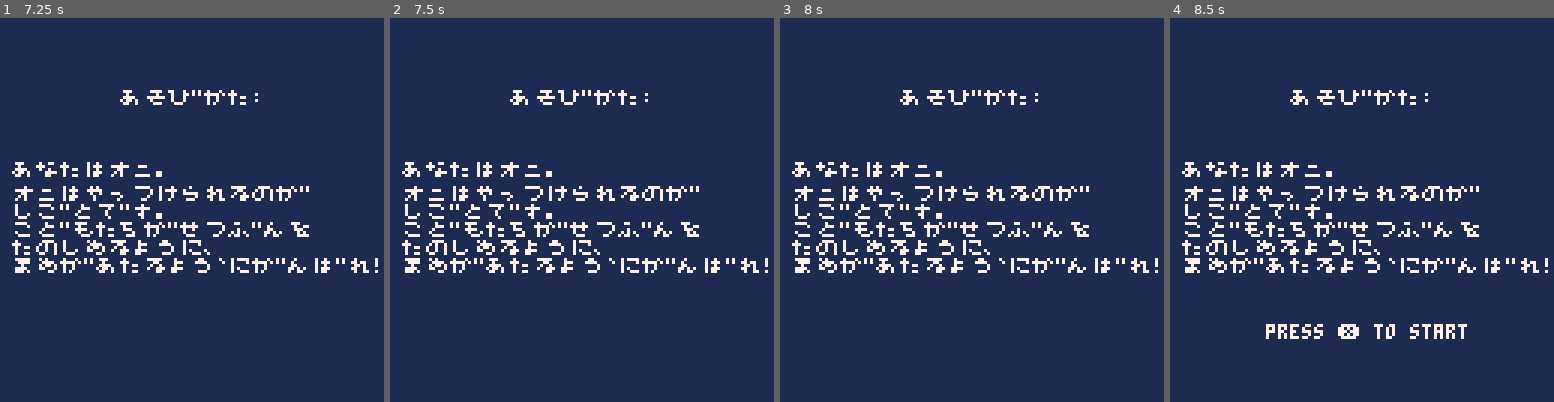
Above: before the commit, frames 1-4 (left to right).
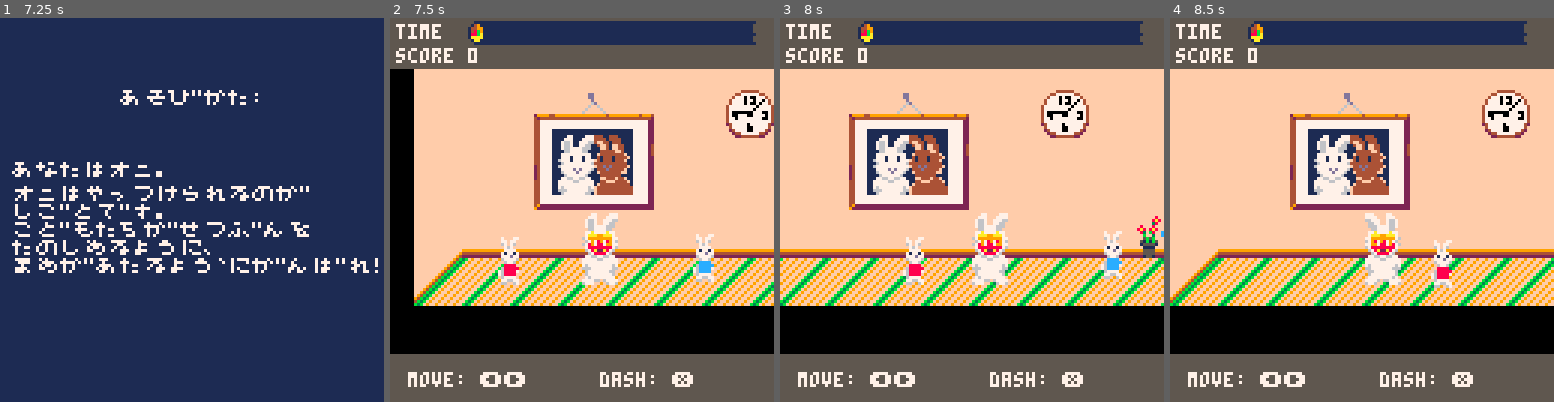
Above: after the commit, the same moments.

Repository: josiahp/setsubun
Game: PICO-8 cartridge setsubun.p8
The game is run twice, just before and just after one commit, with the same random seed, the same clock (stepped at 60 frames per second) and the same inputs.
Inputs:
- Up to frame 1 (7.25 s): tap X (X key) at 0.33, 1.07, 1.85, 2.97, 4.08, 5.2, 6.32 s; tap O (Z key) at 0.7, 1.7, 2.1, 2.5, 2.9, 3.3, 3.7, 4.1, 4.5, 4.9, 5.3, 5.7, 6.1, 6.5, 6.9 s; hold Right 1.6-2.1 s; hold Right 2.47-3.03 s; hold Left 3.08-3.58 s; hold Right 4.02-4.68 s; hold Left 5.08-5.68 s; hold Right 6.08-6.58 s; hold Right 6.63-7.13 s
- Up to frame 2 (7.5 s): tap O (Z key) at 7.3 s; tap X (X key) at 7.43 s
- Up to frame 3 (8 s): hold Right from 7.5 s (still down); tap O (Z key) at 7.7 s
- Up to frame 4 (8.5 s): release Right at 8.07 s; tap O (Z key) at 8.1 s; hold Left from 8.12 s (still down)

Frame 1 is identical in both runs. In frame 2, 94% of the frame differs, in the area x 0-100%, y 0-100%; in frame 3, 94%; in frame 4, 94%.

Commit message:
misc refactors

Diff:
--- a/setsubun.p8
+++ b/setsubun.p8
@@ -112,7 +112,7 @@
 function explainer_scn(nxt)
 	local scn = {
 		timer=0,
-		dur=2,
+		dur=1,
 		is_done=false,
 	}
 
@@ -274,17 +274,16 @@
 	local scn={
 		t=0,
 		score=0,
-		particles={},
+		effects={},
 		beans={},
 		kids={},
-		barks={},
 	}
 
-	dad=dad_new(v3(63,0,14))
 	add(scn.kids, kids_new(v3(32,0,14),8))
 	add(scn.kids, kids_new(v3(96,0,14),12))
 
-	cam=cam_new()
+	local dad=dad_new(v3(63,0,14))
+	local cam=cam_new()
 	map_init()
 
 	function scn.init()
@@ -310,22 +309,15 @@
 				s:bean_hit(v)
 			end
 			-- cleanup beans past their lifetime
-			if v.age>v.ttl then
+			if v.age>=v.ttl then
 				del(s.beans,v)
 			end
 		end
-		for k,v in pairs(s.particles) do
+		for k,v in pairs(s.effects) do
 			v:update(dt)
-			-- cleanup particles past their lifetime
-			if v.is_done then
-				del(s.particles,v)
-			end
-		end
-		for k,v in pairs(s.barks) do
-			v:update(dt)
-			--cleanup barks past their lifetime
+			--cleanup barks+particles past their lifetime
 			if v.age>=v.ttl then
-				del(s.barks,v)
+				del(s.effects,v)
 			end
 		end
 
@@ -349,18 +341,15 @@
 		--from back (+z) to front (-z)
 		local lo,hi=mapinfo.char_minz,mapinfo.char_maxz
 		for depth=hi,lo,-1 do
-		 for _,a in pairs(actors) do
-		  if a.pos.z>=depth then
-		   a:draw()
-		   del(actors,a)
-		  end
-		 end
-		end
-
-		for k,v in pairs(s.particles) do
-			v:draw()
-		end
-		for k,v in pairs(s.barks) do
+			for _,a in pairs(actors) do
+				if a.pos.z>=depth then
+					a:draw()
+					del(actors,a)
+				end
+			end
+		end
+		--draw effects on top
+		for k,v in pairs(s.effects) do
 			v:draw()
 		end
 
@@ -376,14 +365,14 @@
 		s.score+=1
 		del(s.beans,b)
 		local p=particle_new(b.pos)
-		add(s.particles, p)
+		add(s.effects,p)
 	end
 	function scn.add_beans(s,beans)
 		-- add all beans
 		add_all(s.beans,beans)
 	end
 	function scn.add_bark(s,bark)
-		add(s.barks,bark)
+		add(s.effects,bark)
 	end
 
 	return scn
@@ -394,33 +383,32 @@
 	local scn={}
 
 	local dialogue_flow =
-	 flow.scene(dialogue_box,
-	  "おとん、せつふ゛んはな-に?"
-	 ).andthen(
-	 flow.scene(dialogue_box,
-	  "せつふ゛んはむかし、\n"..
-	  "いちねんのいちは゛んはし゛まり\n"..
-	  "のひた゛ったんた゛よ。"
-	 ).andthen(
 		flow.scene(dialogue_box,
-		 "むかしのひとはいちねんの\n"..
-		 "はし゛まりに、「よいことか゛\n"..
-		 "ありますように」とまめを\n"..
-		 "まいておいのりしてたんた゛って。"
-		).andthen(
+		"おとん、せつふ゛んはな-に?")
+		.andthen(
 		flow.scene(dialogue_box,
-		 "むかしからつふ゛んのひに\n"..
-		 "「おうちにわるいものか゛はいって\n"..
-		 "くる」といわれてる、まめを\n"..
-		 "つかっておいはらってるんた゛よ。"
-		).andthen(
+		"せつふ゛んはむかし、\n"..
+		"いちねんのいちは゛んはし゛まり\n"..
+		"のひた゛ったんた゛よ。"))
+		.andthen(
 		flow.scene(dialogue_box,
-		 "まめはわるいものをやっつけて\n"..
-		 "くれるんた゛って。すこ゛いね。\n"..
-		 "「まめ」はからた゛か゛け゛んきという\n"..
-		 "いみもあるんた゛って。\n"
-		))))
-	)
+		"むかしのひとはいちねんの\n"..
+		"はし゛まりに、「よいことか゛\n"..
+		"ありますように」とまめを\n"..
+		"まいておいのりしてたんた゛って。"))
+		.andthen(
+		flow.scene(dialogue_box,
+		"むかしからつふ゛んのひに\n"..
+		"「おうちにわるいものか゛はいって\n"..
+		"くる」といわれてる、まめを\n"..
+		"つかっておいはらってるんた゛よ。"))
+		.andthen(
+		flow.scene(dialogue_box,
+		"まめはわるいものをやっつけて\n"..
+		"くれるんた゛って。すこ゛いね。\n"..
+		"「まめ」はからた゛か゛け゛んきという\n"..
+		"いみもあるんた゛って。\n"))
+
 	local dialogue=nil
 	dialogue_flow.go(
 		-- next dialogue box
@@ -525,13 +513,12 @@
 		local rot=0.25*fac
 		local flip=d.direction==⬅️
 		local x,y=project(d.pos)
-		y-=12 --shift by half of height
 		-- dad sprite
-		pd_rotate(x,y,rot,5.5,61,3,flip)
+		pd_rotate(x,y-12,rot,5.5,61,3,flip)
 		--dad's mask
 		local sign=flip and -1 or 1
 		local mask_x,mask_y=rotate(sign*rot,0,-2)
-		pd_rotate(x+mask_x,y+mask_y,rot,2,63,1,flip)
+		pd_rotate(x+mask_x,y-12+mask_y,rot,2,63,1,flip)
 	end,
 }
 dad_meta={__index=dad_proto}
@@ -576,13 +563,13 @@
 			local y=8
 			local z=14
 			k.target=target_new(v3(x,y,z),rnd(1)+2)
-		else
-			k.target:update(dt)
-			--throw target
-			if k.target.age>=k.target.ttl then
-				k:throw_beans(scn)
-				k:start_moving()
-			end
+			return
+		end
+		k.target:update(dt)
+		--throw target
+		if k.target.age>=k.target.ttl then
+			k:throw_beans(scn)
+			k:start_moving()
 		end
 	end,
 	update_move=function(k,dt,scn)
@@ -608,7 +595,7 @@
 		end
 	end,
 	throw_beans=function(k,scn)
-		local bark=barks_new("おにはそと!",k.pos+v3(0,10,0),2)
+		local bark=barks_new("おにはそと!",k.pos+v3(0,20,0))
 		scn:add_bark(bark)
 		local vel=vtoward(k.target.pos,k.pos)
 		local bg=beans_new(k.pos,vel,3)
@@ -728,9 +715,6 @@
 particles_proto={
 	update=function(p,dt)
 		p.age+=dt
-		if p.age>=p.ttl then
-			p.is_done=true
-		end
 	end,
 	draw=function(p)
 		local fac=p.age/p.ttl
@@ -747,7 +731,6 @@
 		pos=p,
 		age=0,
 		ttl=1,
-		is_done=false,
 	}
 	setmetatable(particle,particles_meta)
 	return particle
@@ -772,9 +755,10 @@
 	end,
 	draw=function(t)
 		local tcolor=7
-		if t.age/t.ttl>0.8 then
+		local fac=t.age/t.ttl
+		if fac>0.8 then
 			tcolor=8
-		elseif t.age/t.ttl>0.5 then
+		elseif fac>0.5 then
 			tcolor=14
 		end
 		local x,y=project(t.pos)
@@ -809,11 +793,12 @@
 
 function map_init()
 	mapinfo={
+		-- wall dimensions (in map space)
 		minx=0,
 		maxx=48,
 		miny=0,
 		maxy=16,
-
+		-- floor dimensions (in isometric space)
 		char_minx=20,
 		char_maxx=256,
 		char_minz=0,
@@ -1005,11 +990,11 @@
 }
 barks_meta={__index=barks_proto}
 
-function barks_new(txt,pos,ttl)
+function barks_new(txt,pos)
 	local b={
 		pos=pos,
 		txt=txt,
-		ttl=ttl,
+		ttl=2,
 		age=0,
 	}
 	setmetatable(b,barks_meta)
